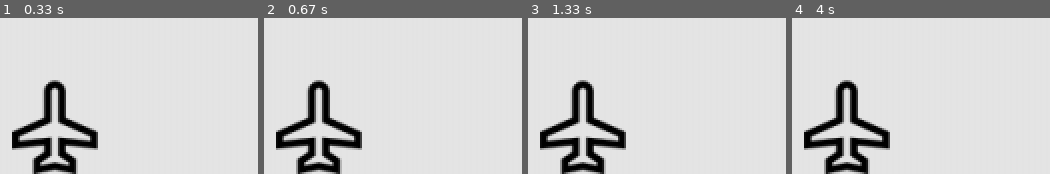
Above: before the commit, frames 1-4 (left to right).
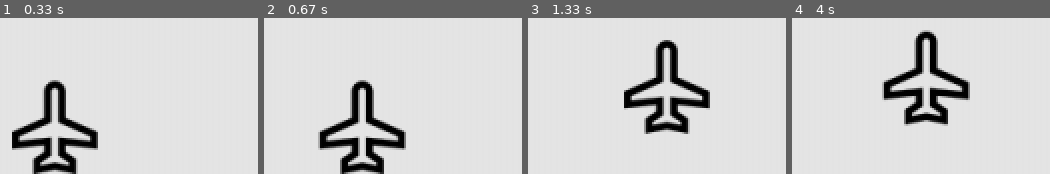
Above: after the commit, the same moments.

Repository: zhupiggy/alien_invasion
Game: pygame game, started from alien_invasion.py
Same seed, same stepped clock (60 frames per second), same inputs: the game is played once before the commit and once after it.
Inputs:
- Up to frame 1 (0.33 s): no input
- Up to frame 2 (0.67 s): hold Right from 0.33 s (still down)
- Up to frame 3 (1.33 s): release Right at 0.8 s; hold Up 0.83-1.13 s; hold Right from 1.17 s (still down)
- Up to frame 4 (4 s): release Right at 1.63 s; hold Left 1.67-2.2 s; hold Down 2.23-2.53 s; hold Left 2.57-2.97 s; hold Up 3-3.37 s; hold Right from 3.4 s (still down)

Frame 1 is identical in both runs. In frame 2, 14% of the frame differs, in the area x 4-56%, y 39-100%; in frame 3, 15%; in frame 4, 15%, in the area x 4-69%, y 7-100%.

Commit message:
Page225
Nov-11

Diff:
--- a/alien_invasion.py
+++ b/alien_invasion.py
@@ -1,13 +1,12 @@
-import sys
-
 import pygame
 
 from setting import Settings
 from ship import Ship
+import game_functions as gf
 
 
 def run_game():
-    # 初始化pygame、设置和屏幕对象
+    """初始化pygame、设置和屏幕"""
     pygame.init()
     gui_setting = Settings()
     screen = pygame.display.set_mode(
@@ -16,21 +15,13 @@
     pygame.display.set_caption("Alien Invasion")
 
     # 创建一艘飞船
-    ship = Ship(screen)
+    ship = Ship(screen, gui_setting)
 
     # 开始游戏主循环
     while True:
+        ship.update()
+        gf.check_events(ship)
+        gf.update_screen(gui_setting.bg_color, screen, ship)
 
-        # 监视键盘和鼠标事件
-        for event in pygame.event.get():
-            if event == pygame.QUIT:
-                sys.exit()
-
-        # 每次循环都重绘屏幕
-        screen.fill(gui_setting.bg_color)
-        ship.blitme()
-
-        # 让最近绘制的屏幕可见
-        pygame.display.flip()
 
 run_game()
--- /dev/null
+++ b/bullet.py
@@ -0,0 +1,17 @@
+# -*- coding: utf-8 -*-
+import pygame
+from pygame.sprite import Sprite
+
+
+class Bullet(Sprite):
+    """对飞船发射的子弹进行管理的类"""
+
+    def __init__(self, gui_setting, screen, ship):
+        """在飞船所处的位置创造一个子弹对象"""
+
+        super().__init__()
+        self.screen = screen
+
+        # 在（0,0）处创建一个表示子弹的矩形， 再设置正确的位置
+        self.rect = pygame.Rect(0, 0, gui_setting.bullet_width,
+                                gui_setting.bullet_height)
--- a/game_functions.py
+++ b/game_functions.py
@@ -0,0 +1,47 @@
+import sys
+
+import pygame
+
+
+def check_keydown_events(event, ship):
+    """相应案件"""
+    if event.key == pygame.K_RIGHT:
+        ship.moving_right = True
+    elif event.key == pygame.K_LEFT:
+        ship.moving_left = True
+    elif event.key == pygame.K_UP:
+        ship.moving_up = True
+    elif event.key == pygame.K_DOWN:
+        ship.moving_down = True
+
+
+def check_keyup_events(event, ship):
+    if event.key == pygame.K_RIGHT:
+        ship.moving_right = False
+    elif event.key == pygame.K_LEFT:
+        ship.moving_left = False
+    elif event.key == pygame.K_UP:
+        ship.moving_up = False
+    elif event.key == pygame.K_DOWN:
+        ship.moving_down = False
+
+
+def check_events(ship):
+    """相应鼠标和键盘指令"""
+    for event in pygame.event.get():
+        if event.type == pygame.QUIT:
+            sys.exit()
+        elif event.type == pygame.KEYDOWN:
+            check_keydown_events(event, ship)
+        elif event.type == pygame.KEYUP:
+            check_keyup_events(event, ship)
+
+
+def update_screen(bg_color, screen, ship):
+    """更新屏幕上的图像，并切换到新屏幕"""
+    # 每次循环时都重绘屏幕
+    screen.fill(bg_color)
+    ship.blitme()
+
+    # 让最近绘制的屏幕可见
+    pygame.display.flip()
--- a/setting.py
+++ b/setting.py
@@ -7,3 +7,10 @@
         self.screen_width = 1200
         self.screen_height = 800
         self.bg_color = (230, 230, 230)
+        self.ship_speed = 1.5
+
+        # 子弹设置
+        self.bullet_speed = 1
+        self.bullet_width = 3
+        self.bullet_height = 15
+        self.bullet_color = 60, 60, 60
--- a/ship.py
+++ b/ship.py
@@ -3,7 +3,7 @@
 
 class Ship():
 
-    def __init__(self, screen):
+    def __init__(self, screen, gui_setting):
         """初始化飞船并设置其初始位置"""
         self.screen = screen
 
@@ -15,7 +15,34 @@
         # 将每艘新飞船放在屏幕的底部中央
         self.rect.centerx = self.screen_rect.centerx
         self.rect.bottom = self.screen_rect.bottom
+        self.gui_setting = gui_setting
+
+        # 在飞船的属性center和bottom中存储小数值
+        self.center = float(self.rect.centerx)
+        self.bottom = float(self.rect.bottom)
+
+        # 飞船移动与停止的标志
+        self.moving_right = False
+        self.moving_left = False
+        self.moving_up = False
+        self.moving_down = False
 
     def blitme(self):
         """在指定位置绘制飞船"""
         self.screen.blit(self.image, self.rect)
+
+    def update(self):
+        """根据移动标志调整飞船的位置"""
+        # 更新飞船的center值，而不是rect值
+        if self.moving_right and self.rect.right < self.screen_rect.right:
+            self.center += self.gui_setting.ship_speed
+        if self.moving_left and self.rect.left > 0:
+            self.center -= self.gui_setting.ship_speed
+        if self.moving_up and self.rect.top > 0:
+            self.bottom -= self.gui_setting.ship_speed
+        if self.moving_down and self.rect.bottom < self.screen_rect.bottom:
+            self.bottom += self.gui_setting.ship_speed
+
+        # 根据self.center更新rect对象
+        self.rect.centerx = self.center
+        self.rect.bottom = self.bottom
